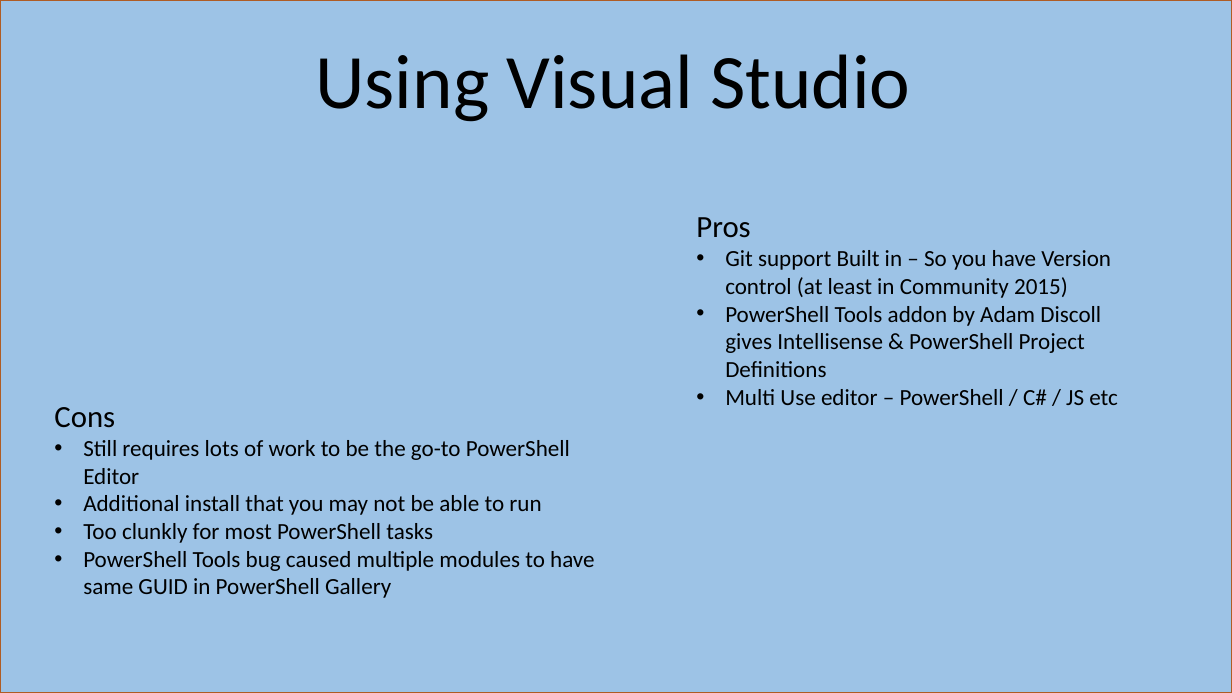
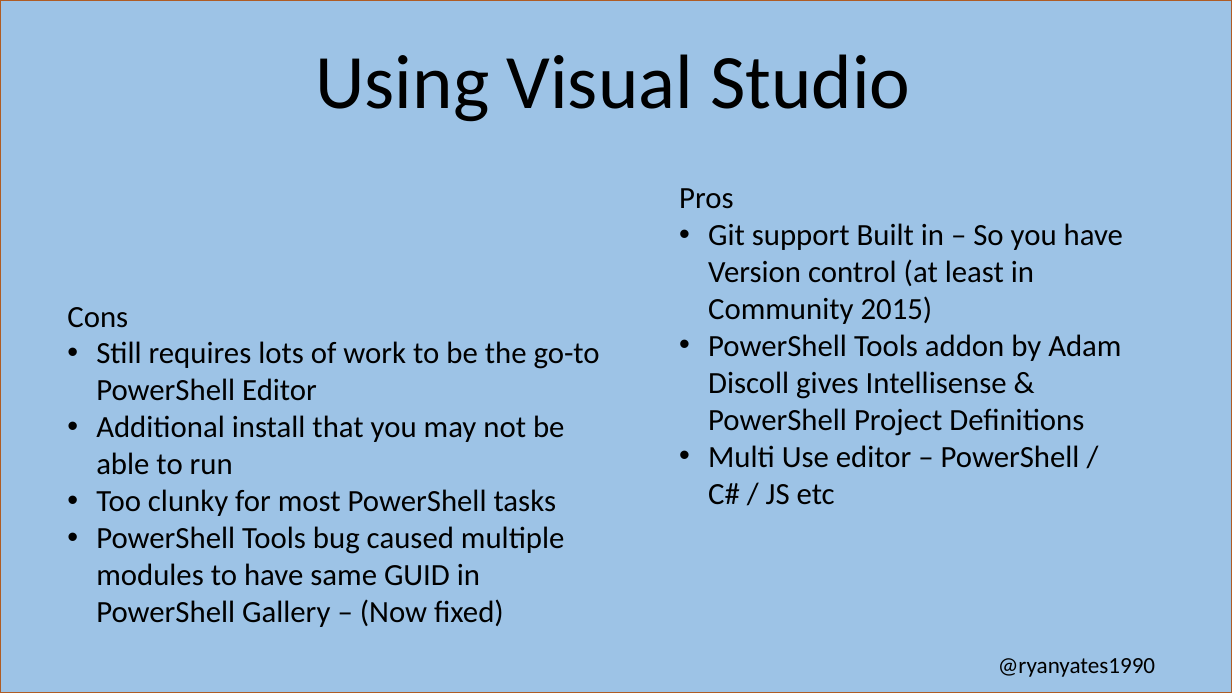
Before and after one commit to kilasuit/Presentations, a slide deck: slide 8 of Teaching The It Pro How to Dev/Teaching the ITPro how to Dev.pptx (slide 7 before the commit). Drawn at 1232x693 pixels with LibreOffice and Linux fonts; fonts in the diff are those of the drawing. Boxes give left, top, right and bottom in pixels: in the first picture for what was removed or moved away, otherwise in the second. Text is boxed around its words. In the diff, an @@ line names an element or a change of style, - is before the commit and + after.

```diff
--- a/Teaching The It Pro How to Dev/Teaching the ITPro how to Dev.pptx
+++ b/Teaching The It Pro How to Dev/Teaching the ITPro how to Dev.pptx
@@ text "Pros" moved from (x1=696, y1=217, x2=1118, y2=405) to (x1=679, y1=188, x2=1123, y2=505) @@
@@ text at (x1=708, y1=223, x2=1123, y2=505): size 18 to 24 pt @@
@@ text "Cons" moved from (x1=54, y1=407, x2=594, y2=598) to (x1=67, y1=307, x2=600, y2=627) @@
@@ text at (x1=96, y1=341, x2=600, y2=475): size 18 to 24 pt in "Still requires lots of work to be ...", "Additional install that you may not be ..." @@
@@ text at (x1=96, y1=489, x2=564, y2=627): text changed; size 18 to 24 pt @@
-• Too clunkly for most PowerShell tasks
-• PowerShell Tools bug caused multiple modules to have same GUID in PowerShell Gallery
+• Too clunky for most PowerShell tasks
+• PowerShell Tools bug caused multiple modules to have same GUID in PowerShell Gallery – (Now fixed)
@@ text added at (x1=998, y1=658, x2=1155, y2=677), 18 pt, text #000000 @@
+@ryanyates1990
```
Also in this commit, not shown: 8 other slides changed, 1 slide added.
